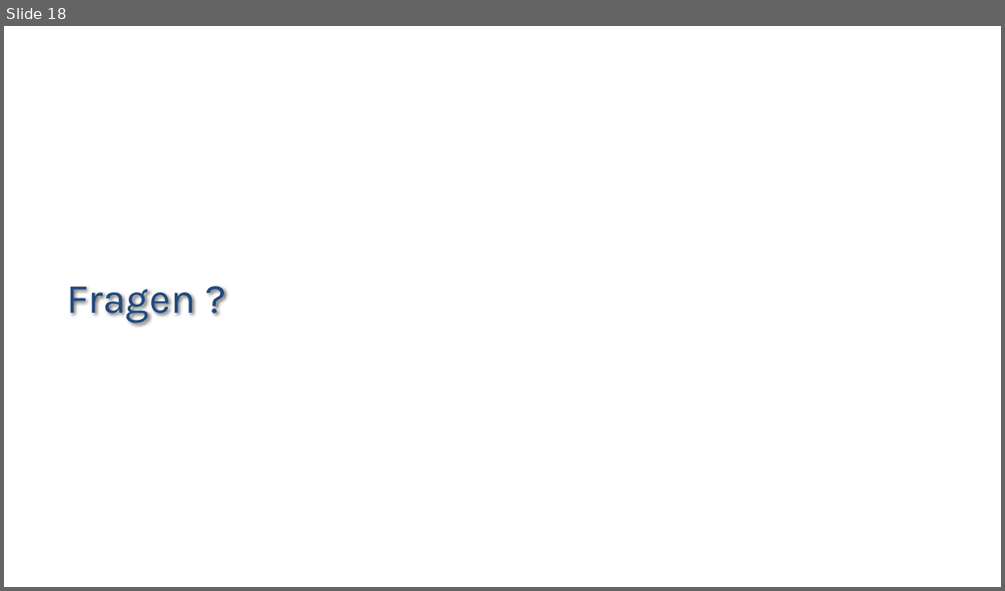
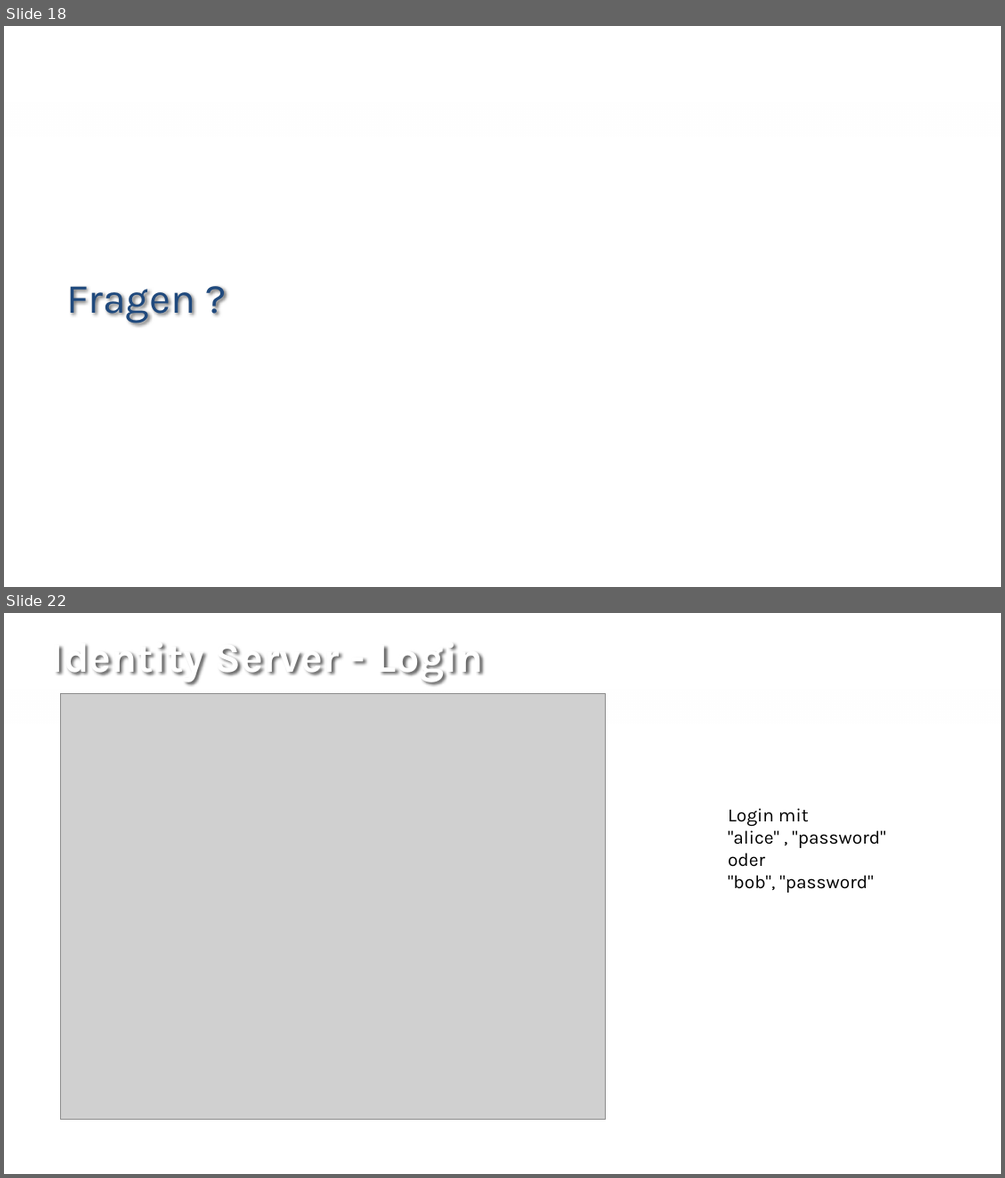
Before and after one commit to rlfkrl/NetCologne2017, a slide deck: slides/open id connect - share cookies.pptx. Shown one above the other, each under a label of ours: slide 18 before the commit, slides 18 and 22 after it; the slides between them are not shown. The pictures are 1005x591 and 1005x1178 pixels, drawn with LibreOffice and Linux fonts; fonts in the diff are those of the drawing; grey boxes stand for pictures; background and template pictures are left out. Boxes give left, top, right and bottom in pixels: in the first picture for what was removed or moved away, otherwise in the second. Text is boxed around its words. In the diff, an @@ line names an element or a change of style, - is before the commit and + after.

```diff
--- a/slides/open id connect - share cookies.pptx
+++ b/slides/open id connect - share cookies.pptx
@@ slide 22 added at (4,613,1001,1174), background #FFFFFF; not listed: 1 template element that a slide beside it also shows @@
@@ title added at (51,644,484,682), 40 pt, text #FFFFFF, bold @@
+Identity Server - Login
@@ picture added at (61,693,606,1119) @@
@@ text added at (728,808,885,892), 18 pt, text #000000 @@
+Login mit
+"alice" , "password"
+oder
+"bob", "password"
```
Also in this commit, not shown: 7 other slides added.
